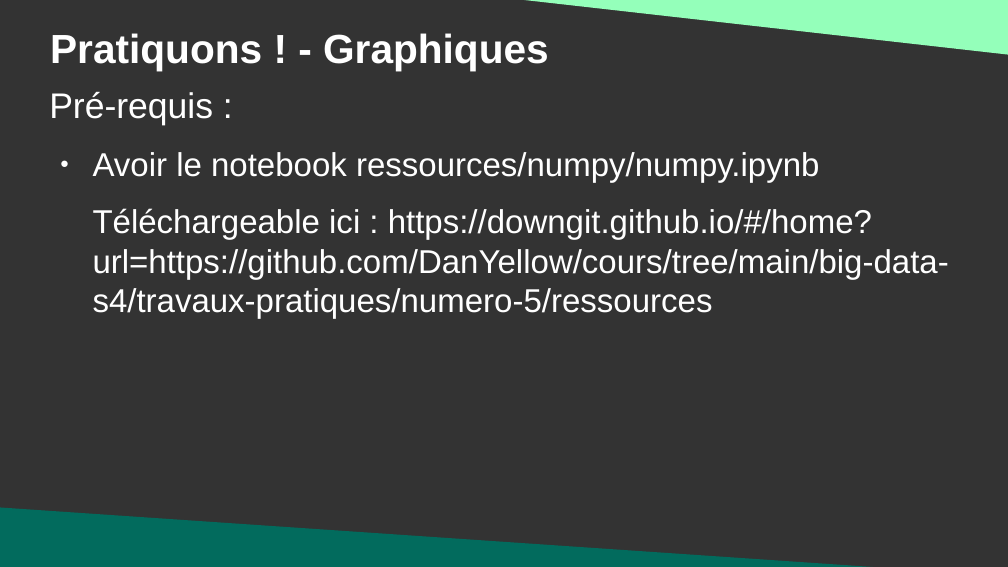
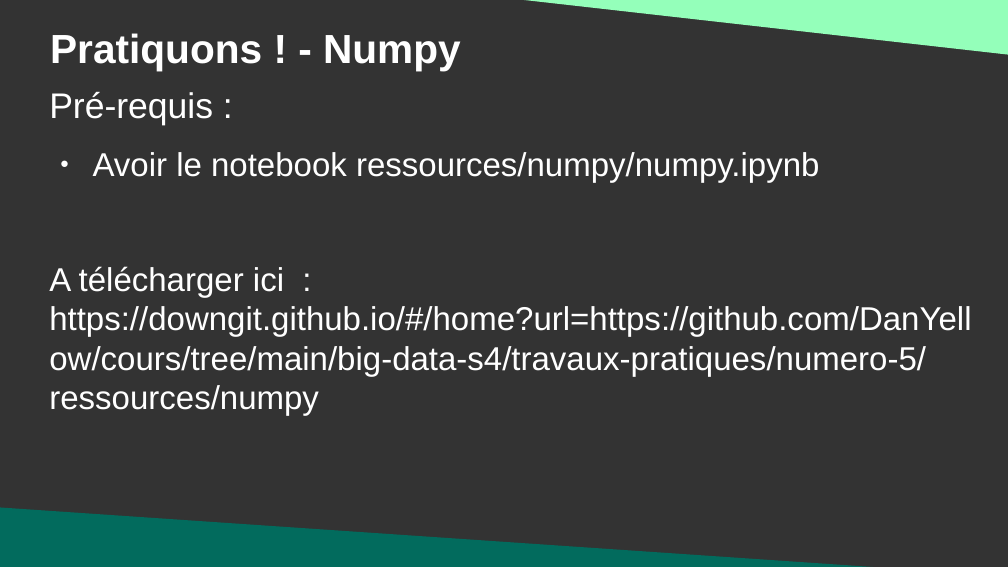
Before and after one commit to DanYellow/cours, a slide deck: slide 6 of big-data-s4/travaux-pratiques/numero-5/presentation.odp. Drawn at 1008x567 pixels with LibreOffice and Linux fonts; fonts in the diff are those of the drawing. Boxes give left, top, right and bottom in pixels: in the first picture for what was removed or moved away, otherwise in the second. Text is boxed around its words. In the diff, an @@ line names an element or a change of style, - is before the commit and + after.

```diff
--- a/big-data-s4/travaux-pratiques/numero-5/presentation.odp
+++ b/big-data-s4/travaux-pratiques/numero-5/presentation.odp
@@ title at (50,33,461,70): text changed @@
-Pratiquons ! - Graphiques
+Pratiquons ! - Numpy
@@ text at (49,266,971,416): text changed @@
-Téléchargeable ici : https://downgit.github.io/#/home?url=https://github.com/DanYellow/cours/tree/main/big-data-s4/travaux-pratiques/numero-5/ressources
+A télécharger ici : https://downgit.github.io/#/home?url=https://github.com/DanYellow/cours/tree/main/big-data-s4/travaux-pratiques/numero-5/ressources/numpy
```
Also in this commit, not shown: 1 other slide changed, 5 other files.
